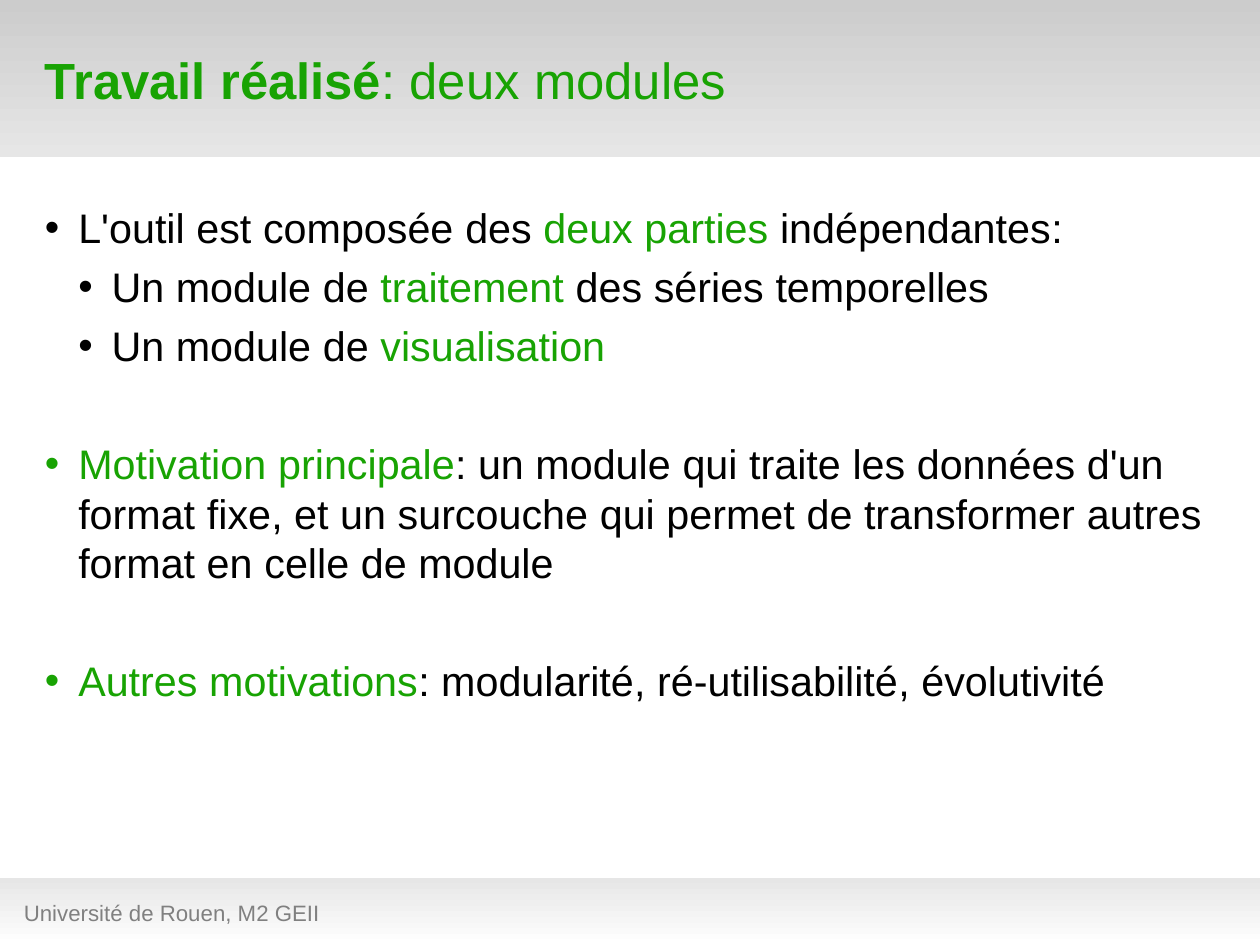
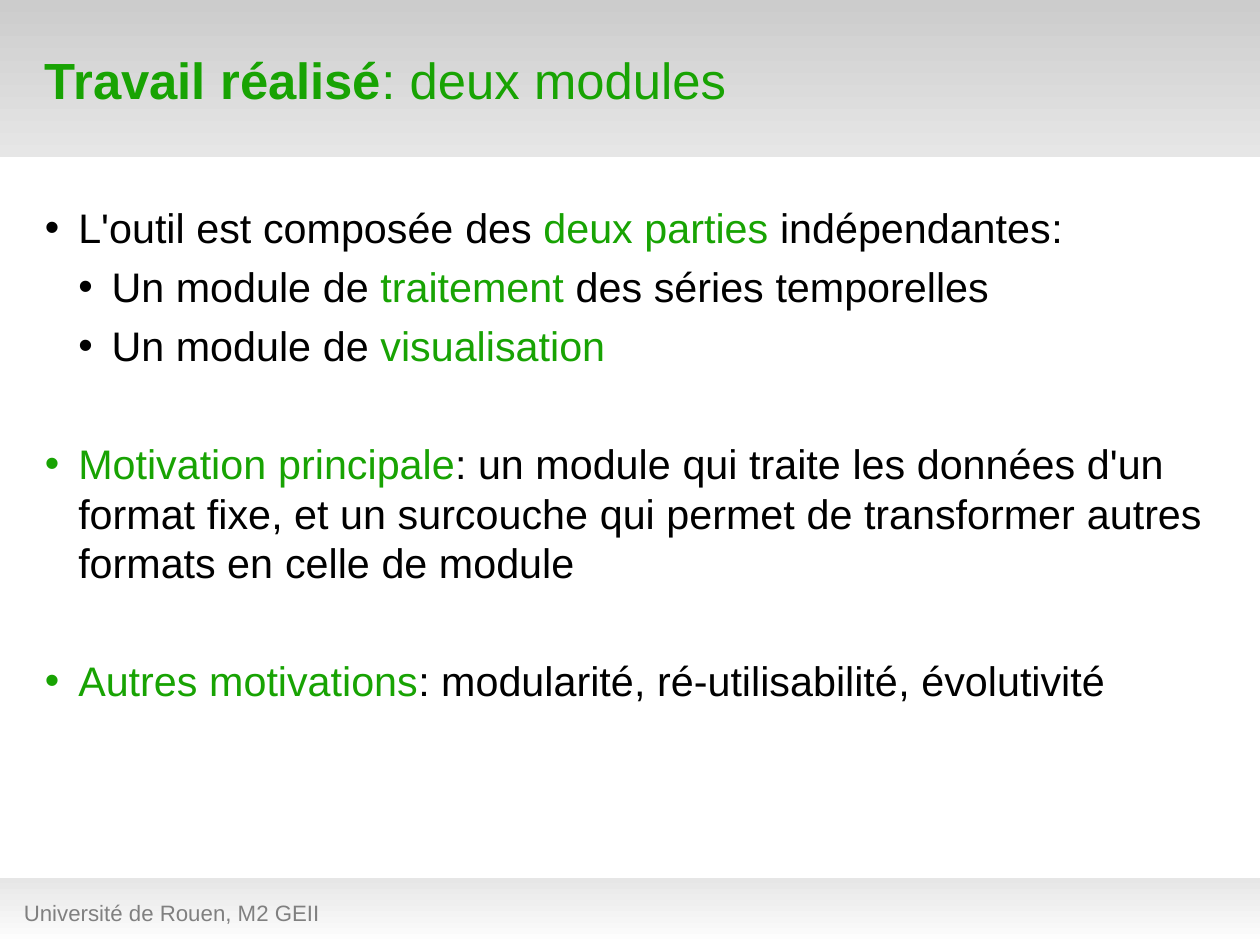
Before and after one commit to hanzenok/dataexp, a slide deck: slide 14 of presentation/test_green7.odp. Drawn at 1260x945 pixels with LibreOffice and Linux fonts; fonts in the diff are those of the drawing; background and template pictures are left out. Boxes give left, top, right and bottom in pixels: in the first picture for what was removed or moved away, otherwise in the second. Text is boxed around its words. In the diff, an @@ line names an element or a change of style, - is before the commit and + after.

```diff
--- a/presentation/test_green7.odp
+++ b/presentation/test_green7.odp
@@ text at bbox=[78, 448, 1202, 579]: text changed @@
-• Motivation principale: un module qui traite les données d'un format fixe, et un surcouche qui permet de transformer autres format en celle de module
+• Motivation principale: un module qui traite les données d'un format fixe, et un surcouche qui permet de transformer autres formats en celle de module
```
Also in this commit, not shown: 6 other slides changed, 1 slide added, 2 other files.
